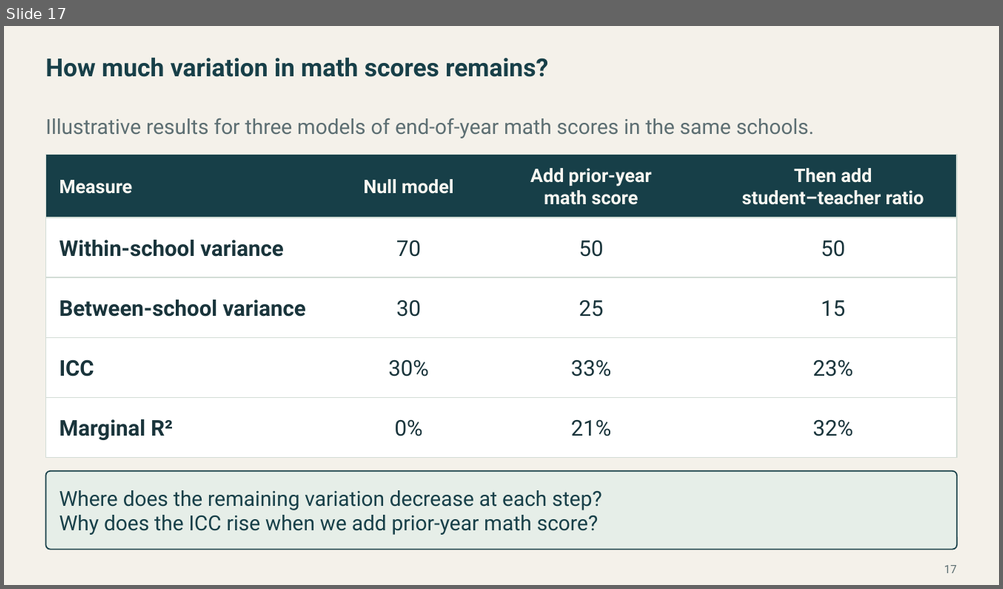
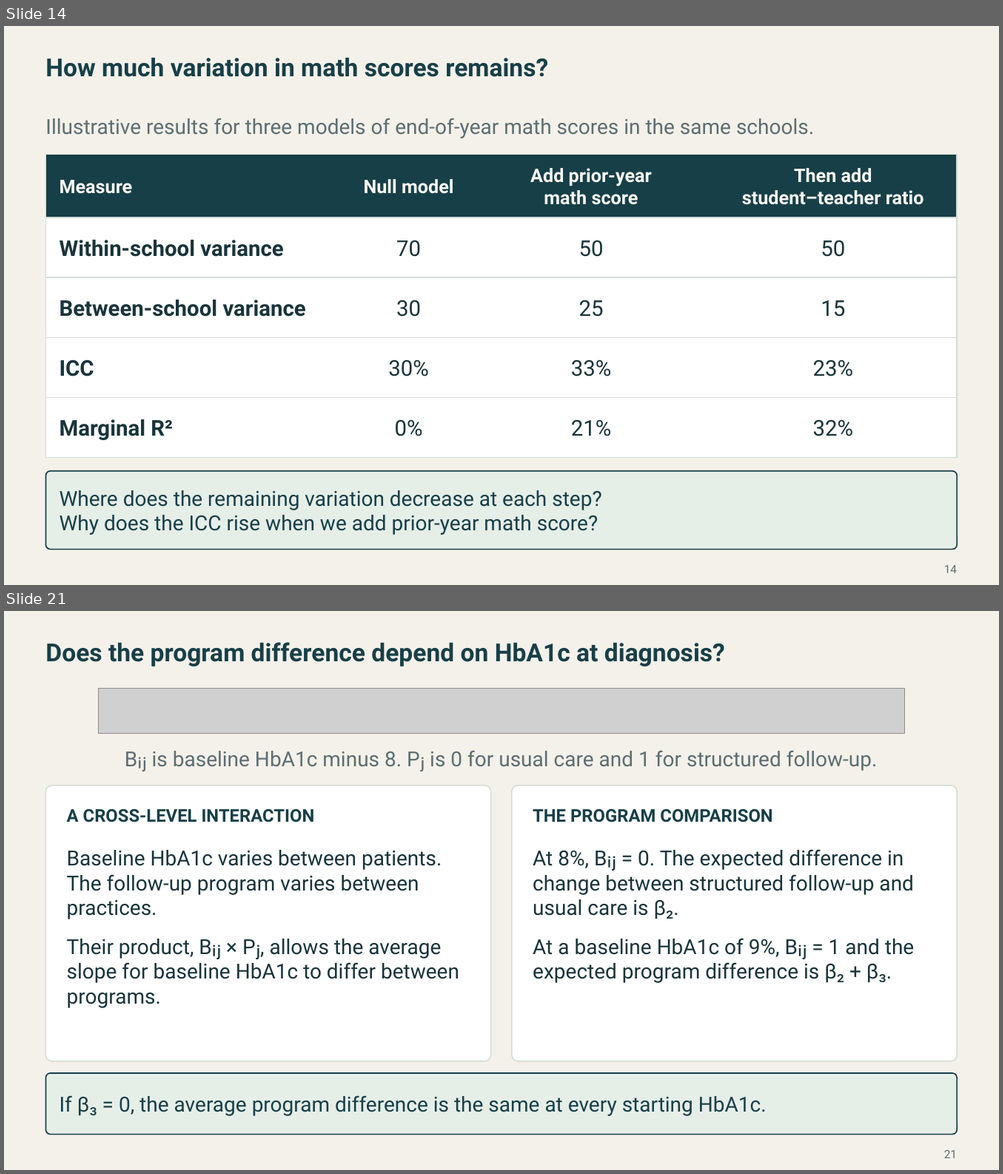
Before and after one commit to Postmus/BeyondMLR, a slide deck: lectures_2627/week3/Beyond_MLR_Week_3.pptx. Shown one above the other, each under a label of ours: slide 17 before the commit, slides 14 and 21 after it; the slides between them are not shown. The pictures are 1003x589 and 1003x1174 pixels, drawn with LibreOffice and Linux fonts; fonts in the diff are those of the drawing; grey boxes stand for pictures. Boxes give left, top, right and bottom in pixels: in the first picture for what was removed or moved away, otherwise in the second. Text is boxed around its words. In the diff, an @@ line names an element or a change of style, - is before the commit and + after.

```diff
--- a/lectures_2627/week3/Beyond_MLR_Week_3.pptx
+++ b/lectures_2627/week3/Beyond_MLR_Week_3.pptx
@@ slide 21 added at (4,611,999,1170), background #F4F1EA @@
@@ text added at (45,642,725,667), 24 pt, text #173F48, bold @@
+Does the program difference depend on HbA1c at diagnosis?
@@ picture added at (98,689,904,733) @@
@@ text added at (125,750,877,772), 20 pt, text #5C6E72 @@
+Bᵢⱼ is baseline HbA1c minus 8. Pⱼ is 0 for usual care and 1 for structured follow-up.
@@ rounded rectangle added at (45,786,490,1062), fill #FFFFFF, outline #D3DDD6 1.1 pt @@
@@ rounded rectangle added at (512,786,956,1062), fill #FFFFFF, outline #D3DDD6 1.1 pt @@
@@ text added at (67,809,315,823), 17 pt, text #173F48, bold @@
+A CROSS-LEVEL INTERACTION
@@ text added at (532,809,772,823), 17 pt, text #173F48, bold @@
+THE PROGRAM COMPARISON
@@ text added at (67,850,441,920), 20 pt, text #19343B @@
+Baseline HbA1c varies between patients. The follow-up program varies between practices.
@@ text added at (532,849,913,920), 20 pt, text #19343B @@
+At 8%, Bᵢⱼ = 0. The expected difference in change between structured follow-up and usual care is β₂.
@@ text added at (67,939,459,1008), 20 pt, text #19343B @@
+Their product, Bᵢⱼ × Pⱼ, allows the average slope for baseline HbA1c to differ between programs.
@@ text added at (532,938,913,983), 20 pt, text #19343B @@
+At a baseline HbA1c of 9%, Bᵢⱼ = 1 and the expected program difference is β₂ + β₃.
@@ rounded rectangle added at (45,1073,957,1135), fill #E6EEE8, outline #173F48 1.2 pt @@
@@ text added at (60,1096,766,1116), 20 pt, text #173F48 @@
+If β₃ = 0, the average program difference is the same at every starting HbA1c.
@@ page number added at (944,1150,956,1159), 11 pt, text #5C6E72 @@
+21
@@ what was slide 17 is now slide 14 @@
@@ page number at (944,565,956,574): text changed @@
-17
+14
```
Also in this commit, not shown: 1 slide changed, 19 other slides added, 4 slides removed, 36 other files.
